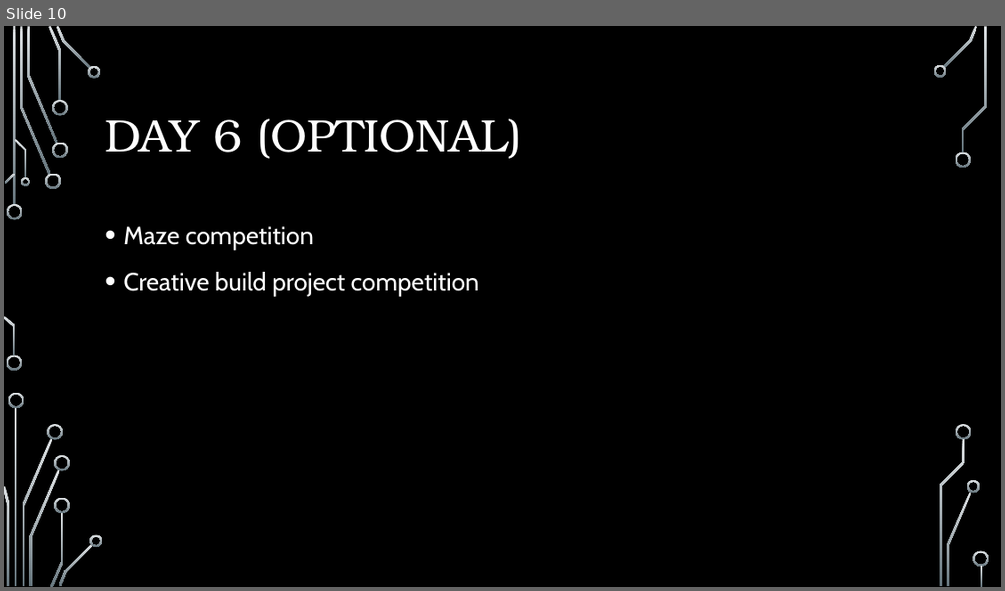
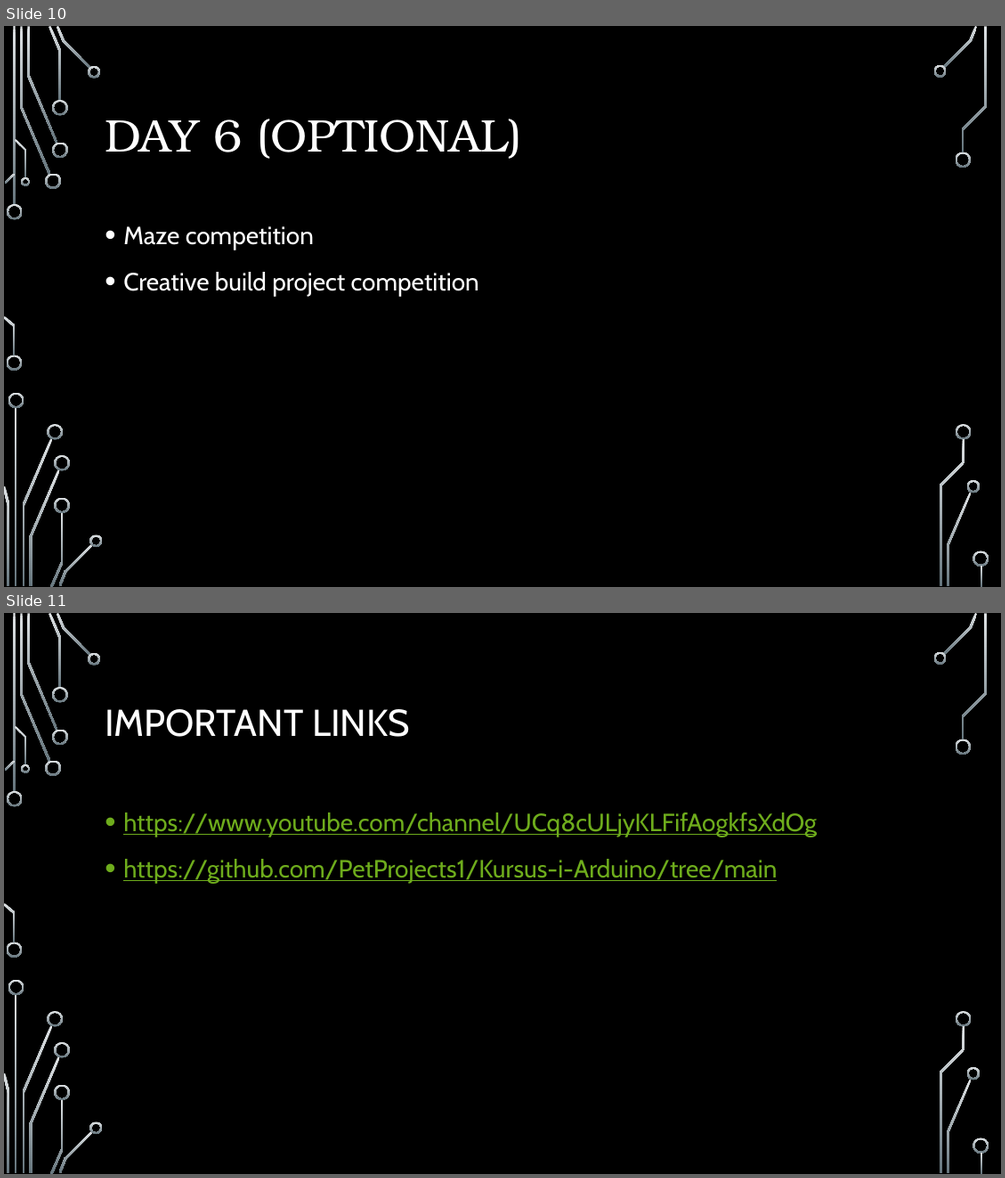
Before and after one commit to PetProjects1/Kursus-i-Arduino, a slide deck: Slide/Velkommen.pptx. Shown one above the other, each under a label of ours: slide 10 before the commit, slides 10 and 11 after it. The pictures are 1005x591 and 1005x1178 pixels, drawn with LibreOffice and Linux fonts; fonts in the diff are those of the drawing; background and template pictures are left out. Boxes give left, top, right and bottom in pixels: in the first picture for what was removed or moved away, otherwise in the second. Text is boxed around its words. In the diff, an @@ line names an element or a change of style, - is before the commit and + after.

```diff
--- a/Slide/Velkommen.pptx
+++ b/Slide/Velkommen.pptx
@@ slide 11 added at [4,613,1001,1174], background picture (left out); not listed: 36 template elements that a slide beside it also shows @@
@@ title added at [105,709,410,737], 36 pt, text #FFFFFF @@
+IMPORTANT LINKS
@@ text added at [123,812,817,884], 24 pt, text #6EAC1C, underline @@
+• https://www.youtube.com/channel/UCq8cULjyKLFifAogkfsXdOg
+• https://github.com/PetProjects1/Kursus-i-Arduino/tree/main
```
